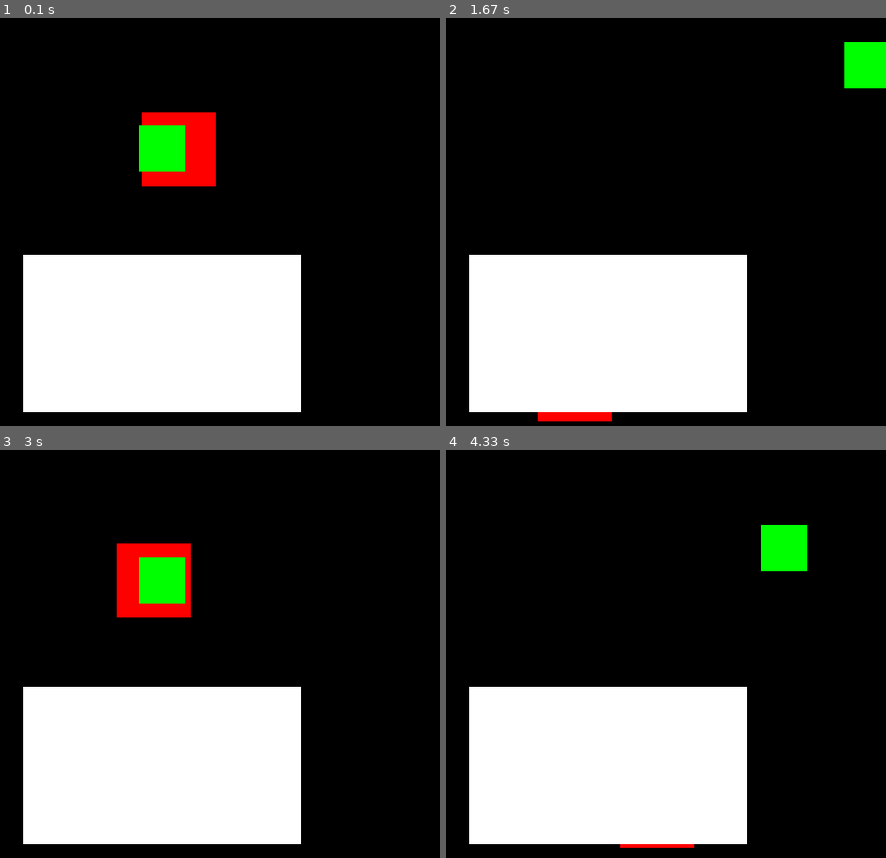
Above: before the commit, frames 1-4 (two rows, left to right).
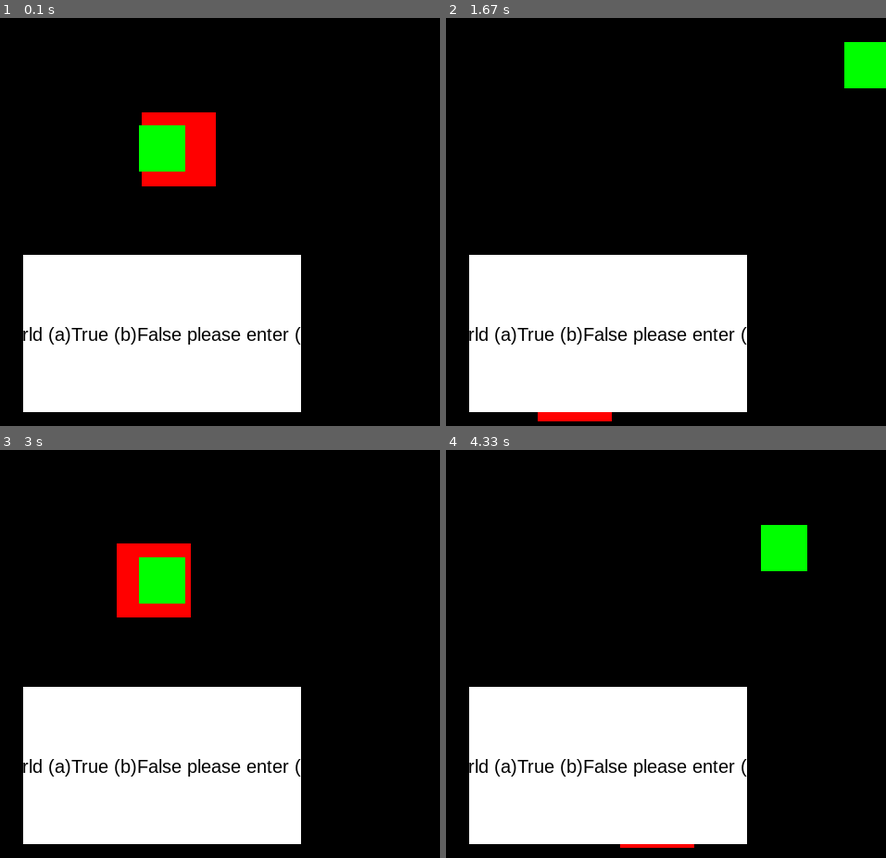
Above: after the commit, the same moments.

Repository: hsiang086/crc-static-exhibition
Game: pygame game, started from main/third_scene.py
Same seed, same stepped clock (60 frames per second), same inputs: the game is played once before the commit and once after it.
Inputs:
- Up to frame 1 (0.1 s): no input
- Up to frame 2 (1.67 s): hold Right 0.33-0.8 s; hold Up 0.83-1.13 s; hold Right 1.17-1.63 s
- Up to frame 3 (3 s): hold Left 1.67-2.2 s; hold Down 2.23-2.53 s; hold Left 2.57-2.97 s
- Up to frame 4 (4.33 s): hold Up 3-3.37 s; hold Right 3.4-4.03 s; hold Down from 4.07 s (still down)

The runs differ from the first frame. In frame 1, 0.9% of the frame differs, in the area x 5-69%, y 75-81%; in frame 2, 0.9%; in frame 3, 0.9%; in frame 4, 0.9%.

Commit message:
Update third_scene.py

Diff:
--- a/main/third_scene.py
+++ b/main/third_scene.py
@@ -12,6 +12,8 @@
     global x_center, y_center
     global third_scenes
     global aim
+    global font
+    global questions
 
 
     RES = WIDTH, HEIGHT = 600, 600
@@ -23,6 +25,12 @@
     pygame.display.set_caption("third")
     screen = pygame.display.set_mode(RES)
     clock = pygame.time.Clock()
+    font = pygame.font.SysFont('Arial',20,bold = False)
+
+    # questions
+    questions = []
+    questions.append("hello world (a)True (b)False please enter (a) or (b)")
+
 
     third_scenes = pygame.sprite.Group()
     aim = Aim()
@@ -169,6 +177,14 @@
         self.rect.centerx = x_center
         self.rect.centery = y_center + 200
 
+    def text_display(self, char, x, y):
+        text = font.render(str(char), True,"black")
+        text_rect = text.get_rect(center=(x, y))
+        screen.blit(text, text_rect)
+
+    def update(self):
+        self.text_display(questions[0],self.rect.center[0],self.rect.center[1])
+
 
 init()
 
